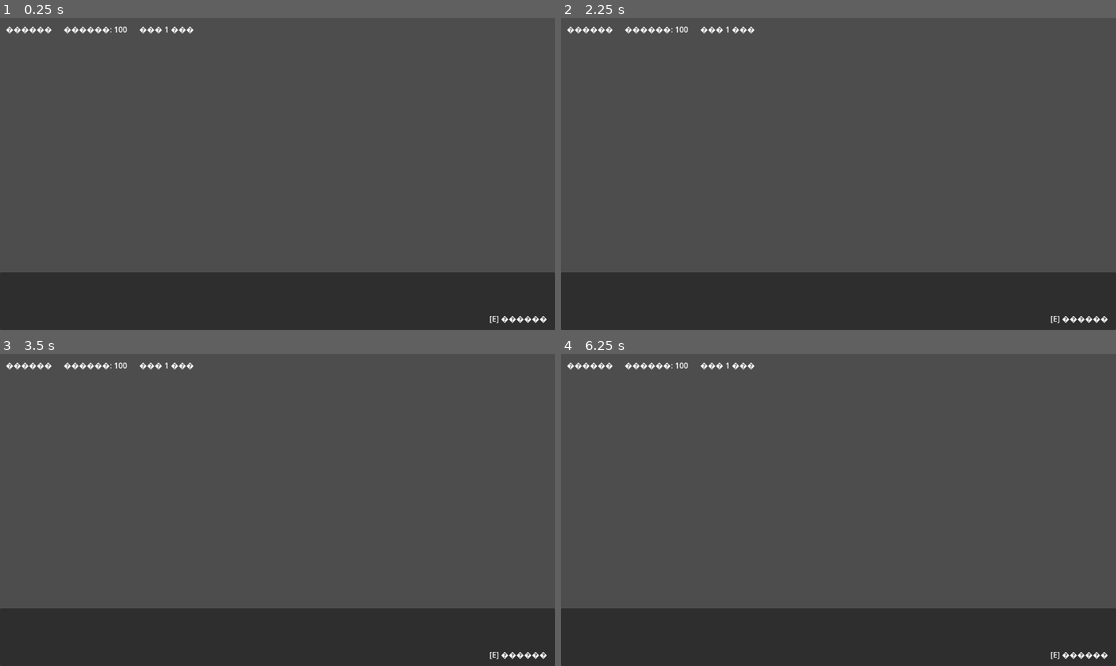
Above: before the commit, frames 1-4 (two rows, left to right).
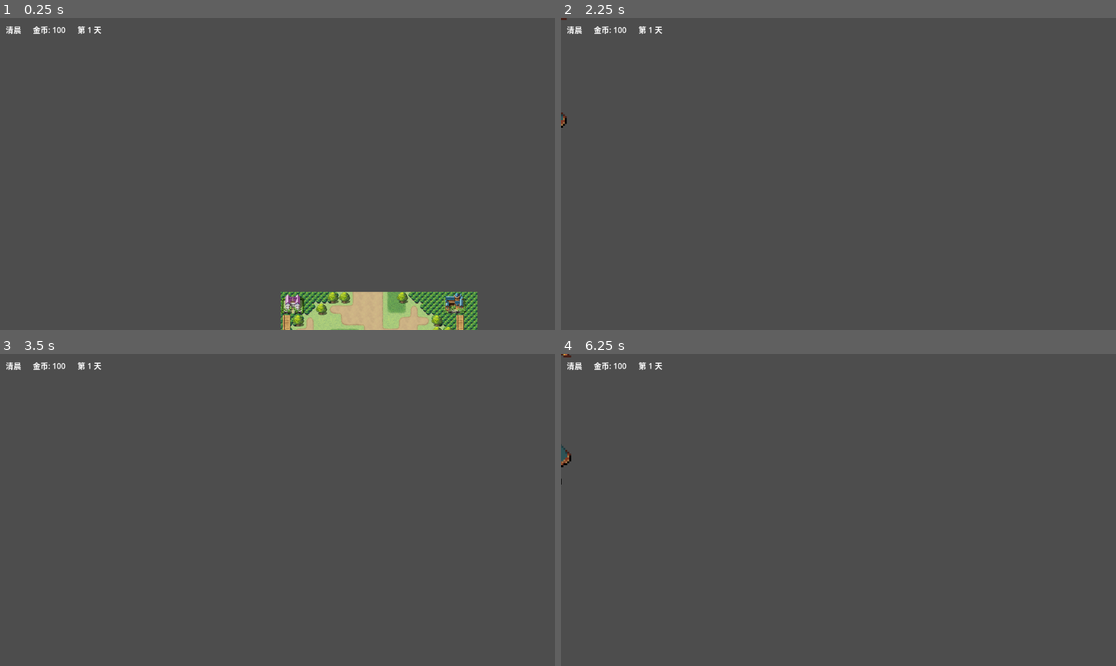
Above: after the commit, the same moments.

Repository: 61wsheep/a-day-as-alison
Game: Godot game, scene res://scenes/main.tscn
Two runs of this game, one before a commit and one after it. Both use one fixed random seed, a clock stepped at 60 frames per second and the inputs below.
Inputs:
- Up to frame 1 (0.25 s): no input
- Up to frame 2 (2.25 s): tap Enter (ui_accept) at 0.5, 0.77, 1.52, 2 s; hold Right (ui_right) 0.53-1.28 s; hold T (advance_time) 0.53-1.28 s; hold Down (ui_down) 1.28-2.03 s; tap T (advance_time) at 1.35 s; hold Right (ui_right) from 2.03 s (still down); hold T (advance_time) from 2.03 s (still down)
- Up to frame 3 (3.5 s): tap Enter (ui_accept) at 2.75, 3.02 s; release Right (ui_right) at 2.78 s; release T (advance_time) at 2.78 s; hold Up (ui_up) from 2.78 s (still down); tap T (advance_time) at 2.85 s
- Up to frame 4 (6.25 s): tap Enter (ui_accept) at 3.5, 3.77, 4.25, 4.52, 5, 6.02 s; release Up (ui_up) at 3.53 s; hold T (advance_time) 3.53-4.28 s; hold Left (ui_left) 3.53-5.03 s; tap T (advance_time) at 4.35, 5.85 s; hold Down (ui_down) 5.03-5.78 s; hold T (advance_time) 5.03-5.78 s; hold Right (ui_right) from 5.78 s (still down)

The runs differ from the first frame. In frame 1, 19% of the frame differs, in the area x 0-100%, y 2-100%; in frame 2, 19%; in frame 3, 19%; in frame 4, 19%, in the area x 0-100%, y 0-100%.

Commit message:
fix: 精灵文件英文重命名 + 场景纹理/脚本引用修复
问题:
- MCP create_scene_tree 未正确设置 Sprite2D texture 属性
- MCP set_node_property 传输中文路径时损坏为乱码
- 蘑菇 Area2D 无可视化节点
- .tscn 中硬编码中文标签被 MCP 损坏

修复:
- 5 张精灵图重命名为 ASCII: alison/padwin/soraya/cactus_bishop/forest_draft
- 删除旧 .import 并重新导入 (magicai_import_resources)
- Player/Sprite texture → alison.png
- Padwin/Sprite texture → padwin.png
- Plaza/Background texture → forest_draft.png
- Player/Padwin/DialogueUI/HUD 节点的 script 属性设置
- 3 蘑菇: 添加 Icon Sprite2D + collectible.gd 自动生成 ColorRect 占位
- collectible.gd: _ready() 中自动生成红色方块可视化
- 乱码标签修复: HintLabel→[E]Continue, TimeLabel→Morning, GoldLabel→Gold:100, DayLabel→Day 1

验证:
- main.tscn 38 节点实例化成功
- 10 脚本编译 0 错误
- Godot 编辑器无报错启动

Diff:
--- a/成为艾莉森的一天/scenes/main.tscn
+++ b/成为艾莉森的一天/scenes/main.tscn
@@ -1,16 +1,25 @@
 [gd_scene format=3 uid="uid://dswq222l67yja"]
 
 [ext_resource type="Shape2D" uid="uid://dot5264qcutpf" path="res://resources/world_boundary.tres" id="1_jyhfs"]
+[ext_resource type="Texture2D" uid="uid://b08hs4igakqy6" path="res://assets/sprites/forest_draft.png" id="1_tipki"]
 [ext_resource type="Shape2D" uid="uid://bolexa6t76ku4" path="res://resources/player_collision.tres" id="2_tbgi4"]
 [ext_resource type="Shape2D" uid="uid://c3sk36happfle" path="res://resources/mushroom_collision.tres" id="2_tefeu"]
+[ext_resource type="Texture2D" uid="uid://bcrognywdr6ip" path="res://assets/sprites/alison.png" id="3_o6xl0"]
 [ext_resource type="Shape2D" uid="uid://bujhv1gm4nr38" path="res://resources/npc_collision.tres" id="3_tefeu"]
+[ext_resource type="Script" uid="uid://b07le8jfojm0" path="res://scripts/collectible.gd" id="3_trceg"]
+[ext_resource type="Script" uid="uid://bnf8vnhao4emb" path="res://scripts/player/player_controller.gd" id="4_85g3d"]
 [ext_resource type="Shape2D" uid="uid://jmd1rs6tu4th" path="res://resources/interact_zone.tres" id="4_o6xl0"]
+[ext_resource type="Texture2D" uid="uid://b0l85ba1pcv2g" path="res://assets/sprites/padwin.png" id="5_o6xl0"]
+[ext_resource type="Script" uid="uid://bfkr5bwcqfs4q" path="res://scripts/npc/padwin.gd" id="7_choun"]
+[ext_resource type="Script" uid="uid://cty0kby1vtln0" path="res://scripts/ui/dialogue_ui.gd" id="11_ya4ey"]
+[ext_resource type="Script" uid="uid://d3rfgnt7gmlhx" path="res://scripts/ui/hud.gd" id="12_eb6dy"]
 
 [node name="Main" type="Node2D" unique_id=568387427]
 
 [node name="Plaza" type="Node2D" parent="." unique_id=1297434545]
 
 [node name="Background" type="Sprite2D" parent="Plaza" unique_id=307349974]
+texture = ExtResource("1_tipki")
 centered = false
 
 [node name="GroundBounds" type="StaticBody2D" parent="Plaza" unique_id=182061837]
@@ -28,26 +37,37 @@
 
 [node name="Mushroom1" type="Area2D" parent="Plaza/Mushrooms" unique_id=1842502568]
 position = Vector2(500, 420)
+script = ExtResource("3_trceg")
 
 [node name="CollisionShape" type="CollisionShape2D" parent="Plaza/Mushrooms/Mushroom1" unique_id=228763347]
 shape = ExtResource("2_tefeu")
 
+[node name="Icon" type="Sprite2D" parent="Plaza/Mushrooms/Mushroom1" unique_id=2024702173]
+
 [node name="Mushroom2" type="Area2D" parent="Plaza/Mushrooms" unique_id=1973353007]
 position = Vector2(1000, 380)
+script = ExtResource("3_trceg")
 
 [node name="CollisionShape" type="CollisionShape2D" parent="Plaza/Mushrooms/Mushroom2" unique_id=1734469361]
 shape = ExtResource("2_tefeu")
 
+[node name="Icon" type="Sprite2D" parent="Plaza/Mushrooms/Mushroom2" unique_id=301928992]
+
 [node name="Mushroom3" type="Area2D" parent="Plaza/Mushrooms" unique_id=827971546]
 position = Vector2(1500, 450)
+script = ExtResource("3_trceg")
 
 [node name="CollisionShape" type="CollisionShape2D" parent="Plaza/Mushrooms/Mushroom3" unique_id=81270654]
 shape = ExtResource("2_tefeu")
 
+[node name="Icon" type="Sprite2D" parent="Plaza/Mushrooms/Mushroom3" unique_id=125857141]
+
 [node name="Player" type="CharacterBody2D" parent="." unique_id=1226748357]
+script = ExtResource("4_85g3d")
 
 [node name="Sprite" type="Sprite2D" parent="Player" unique_id=847039614]
 scale = Vector2(4, 4)
+texture = ExtResource("3_o6xl0")
 
 [node name="Collision" type="CollisionShape2D" parent="Player" unique_id=188126973]
 shape = ExtResource("2_tbgi4")
@@ -56,9 +76,11 @@
 position_smoothing_enabled = true
 
 [node name="Padwin" type="CharacterBody2D" parent="." unique_id=1030877811]
+script = ExtResource("7_choun")
 
 [node name="Sprite" type="Sprite2D" parent="Padwin" unique_id=1000612156]
 scale = Vector2(4, 4)
+texture = ExtResource("5_o6xl0")
 
 [node name="Collision" type="CollisionShape2D" parent="Padwin" unique_id=564340729]
 shape = ExtResource("3_tefeu")
@@ -69,6 +91,7 @@
 shape = ExtResource("4_o6xl0")
 
 [node name="DialogueUI" type="CanvasLayer" parent="." unique_id=1003043407]
+script = ExtResource("11_ya4ey")
 
 [node name="Panel" type="Panel" parent="DialogueUI" unique_id=1817595487]
 offset_top = 528.0
@@ -92,10 +115,11 @@
 
 [node name="HintLabel" type="Label" parent="DialogueUI/Panel/VBoxContainer" unique_id=1250011113]
 layout_mode = 2
-text = "[E] ������"
+text = "[E] Continue"
 horizontal_alignment = 2
 
 [node name="HUD" type="CanvasLayer" parent="." unique_id=570966447]
+script = ExtResource("12_eb6dy")
 
 [node name="MarginContainer" type="MarginContainer" parent="HUD" unique_id=1040263320]
 offset_left = 12.0
@@ -107,12 +131,12 @@
 
 [node name="TimeLabel" type="Label" parent="HUD/MarginContainer/HBoxContainer" unique_id=1052156373]
 layout_mode = 2
-text = "������"
+text = "Morning"
 
 [node name="GoldLabel" type="Label" parent="HUD/MarginContainer/HBoxContainer" unique_id=130131353]
 layout_mode = 2
-text = "������: 100"
+text = "Gold: 100"
 
 [node name="DayLabel" type="Label" parent="HUD/MarginContainer/HBoxContainer" unique_id=665233147]
 layout_mode = 2
-text = "��� 1 ���"
+text = "Day 1"
--- a/成为艾莉森的一天/scripts/collectible.gd
+++ b/成为艾莉森的一天/scripts/collectible.gd
@@ -11,6 +11,17 @@
 func _ready() -> void:
 	add_to_group("collectible")
 	body_entered.connect(_on_body_entered)
+	# 自动生成占位可视化: 红色小方块
+	if not has_node("Icon") or $Icon is not Sprite2D:
+		return
+	var icon: Sprite2D = $Icon
+	if icon.texture == null:
+		var rect = ColorRect.new()
+		rect.color = Color(0.75, 0.15, 0.15, 1.0)
+		rect.size = Vector2(16, 16)
+		rect.position = Vector2(-8, -8)
+		add_child(rect)
+		rect.owner = self
 
 
 func _on_body_entered(body: Node2D) -> void:
@@ -19,4 +30,4 @@
 		gm.add_gold(gold_value)
 		hide()
 		# 禁用碰撞，防止重复拾取
-		monitoring = false
+		set_deferred("monitoring", false)
Renamed: 成为艾莉森的一天/assets/sprites/艾莉森.png -> 成为艾莉森的一天/assets/sprites/alison.png
Not shown, changed: 成为艾莉森的一天/assets/sprites/alison.png.import
Renamed: 成为艾莉森的一天/assets/sprites/卡克特斯主教.png -> 成为艾莉森的一天/assets/sprites/cactus_bishop.png
Not shown, changed: 成为艾莉森的一天/assets/sprites/cactus_bishop.png.import
Renamed: 成为艾莉森的一天/assets/sprites/森林草稿.png -> 成为艾莉森的一天/assets/sprites/forest_draft.png
Not shown, changed: 成为艾莉森的一天/assets/sprites/forest_draft.png.import
Renamed: 成为艾莉森的一天/assets/sprites/帕德温.png -> 成为艾莉森的一天/assets/sprites/padwin.png
Not shown, changed: 成为艾莉森的一天/assets/sprites/padwin.png.import
Renamed: 成为艾莉森的一天/assets/sprites/索拉雅.png -> 成为艾莉森的一天/assets/sprites/soraya.png
Not shown, changed: 成为艾莉森的一天/assets/sprites/soraya.png.import
